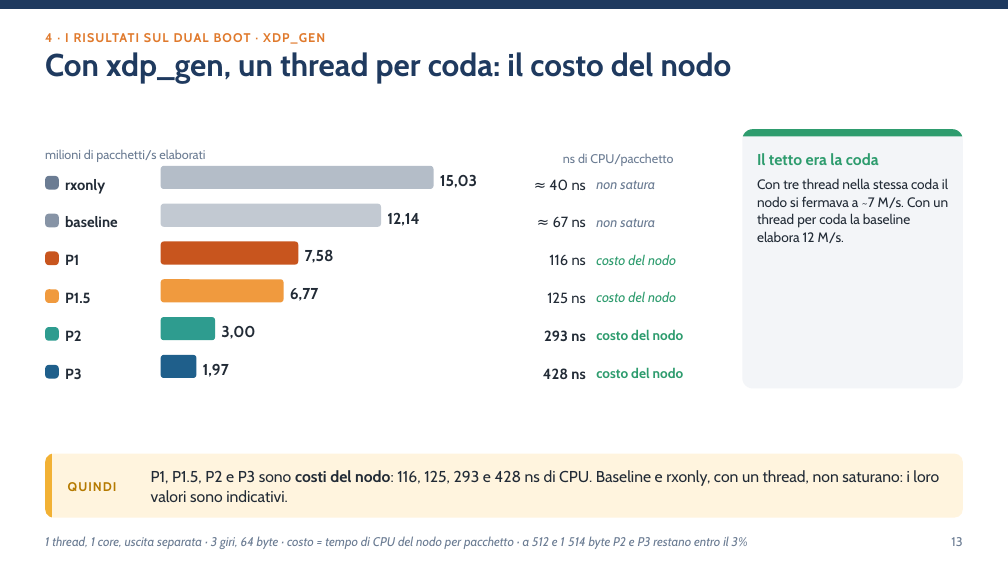
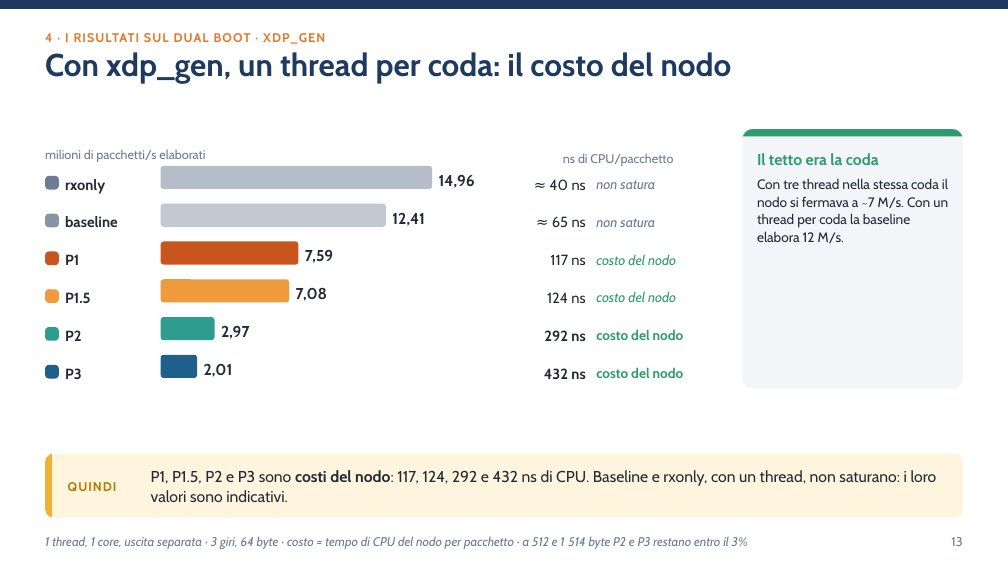
Before and after one commit to ettore-cantile/ipa_lab, a slide deck: slide 13 of docs/Test reale su dual boot.pptx. Drawn at 1008x567 pixels with LibreOffice and Linux fonts; fonts in the diff are those of the drawing. Boxes give left, top, right and bottom in pixels: in the first picture for what was removed or moved away, otherwise in the second. Text is boxed around its words. In the diff, an @@ line names an element or a change of style, - is before the commit and + after.

```diff
--- a/docs/Test reale su dual boot.pptx
+++ b/docs/Test reale su dual boot.pptx
@@ text at [439,174,475,188]: text changed @@
-15,03
+14,96
@@ rounded rectangle: place and size @@
-rounded rectangle at [160,203,380,227]
+rounded rectangle at [160,203,386,227]
@@ text at [392,213,425,226]: text changed @@
-12,14
+12,41
@@ text at [552,216,586,227]: text changed @@
-≈ 67 ns
+≈ 65 ns
@@ text at [305,250,333,263]: text changed @@
-7,58
+7,59
@@ text at [550,254,585,265]: text changed @@
-116 ns
+117 ns
@@ rounded rectangle: place and size @@
-rounded rectangle at [160,279,284,302]
+rounded rectangle at [160,279,289,302]
@@ text at [296,287,328,301]: text changed @@
-6,77
+7,08
@@ text at [547,292,585,303]: text changed @@
-125 ns
+124 ns
@@ text at [221,326,250,339]: text changed @@
-3,00
+2,97
@@ text at [544,330,585,341]: text changed @@
-293 ns
+292 ns
@@ text at [204,363,233,377]: text changed @@
-1,97
+2,01
@@ text at [544,368,585,379]: text changed @@
-428 ns
+432 ns
@@ text at [151,470,937,502]: text changed @@
-P1, P1.5, P2 e P3 sono costi del nodo: 116, 125, 293 e 428 ns di CPU. Baseline e rxonly, con un thread, non saturano: i loro valori sono indicativi.
+P1, P1.5, P2 e P3 sono costi del nodo: 117, 124, 292 e 432 ns di CPU. Baseline e rxonly, con un thread, non saturano: i loro valori sono indicativi.
```
Also in this commit, not shown: 5 other slides changed, 27 other files.
